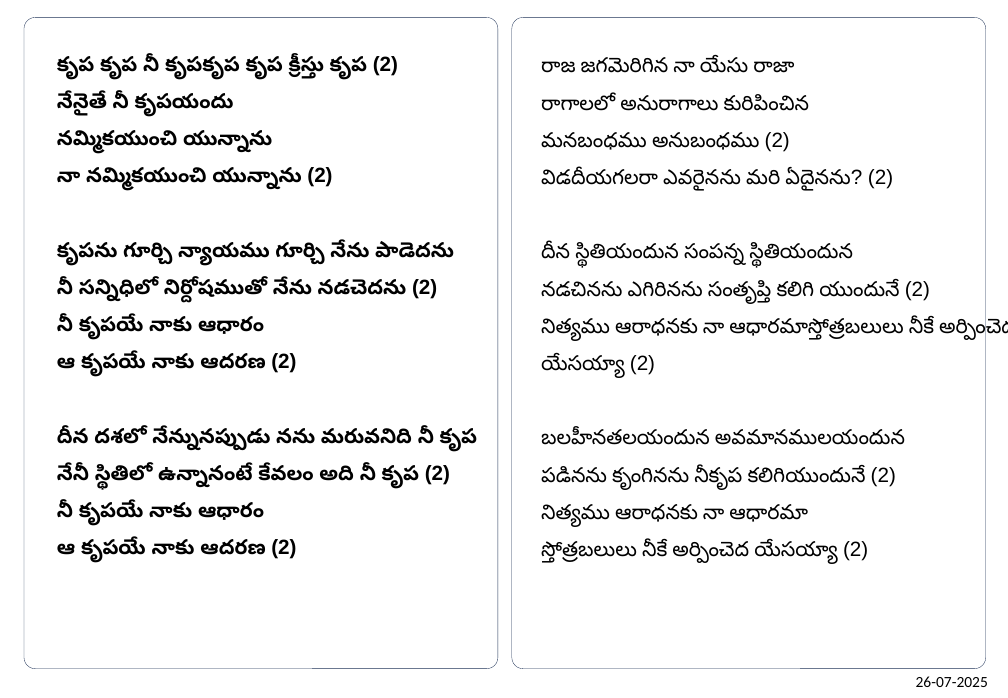
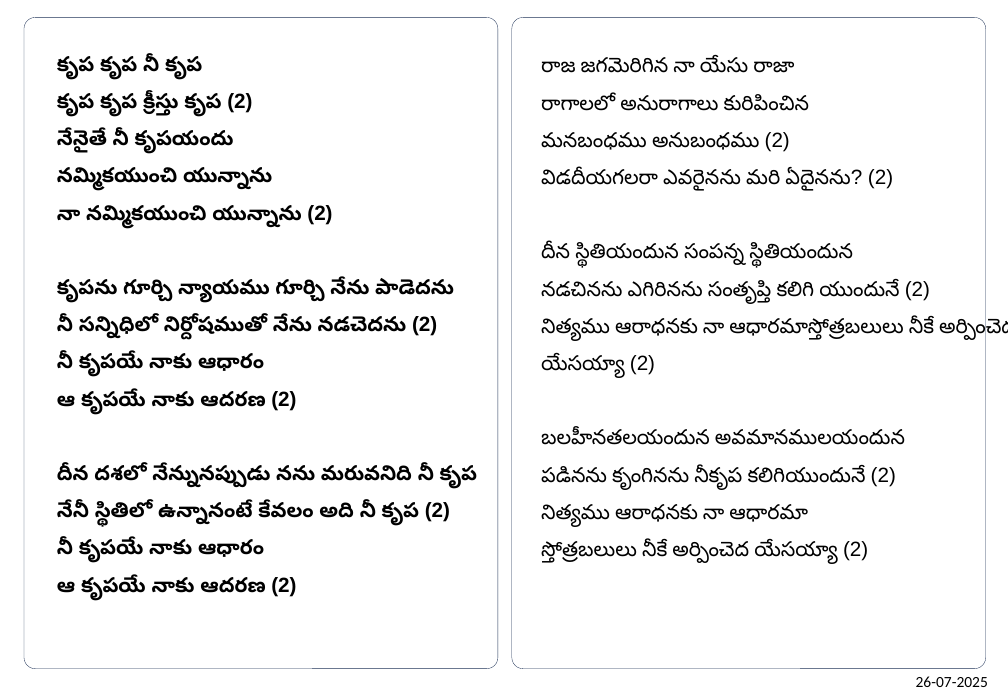
Before and after one commit to venu-webdev/songsDb, a slide deck: slide 1 of songsTemplate.pptx. Drawn at 1008x698 pixels with LibreOffice and Linux fonts; fonts in the diff are those of the drawing. Boxes give left, top, right and bottom in pixels: in the first picture for what was removed or moved away, otherwise in the second. Text is boxed around its words. In the diff, an @@ line names an element or a change of style, - is before the commit and + after.

```diff
--- a/songsTemplate.pptx
+++ b/songsTemplate.pptx
@@ text at box(57, 55, 252, 117): text changed @@
-కృప కృప నీ కృపకృప కృప క్రీస్తు కృప (2)
+కృప కృప నీ కృప
+కృప కృప క్రీస్తు కృప (2)
```
Also in this commit, not shown: 3 other files.
